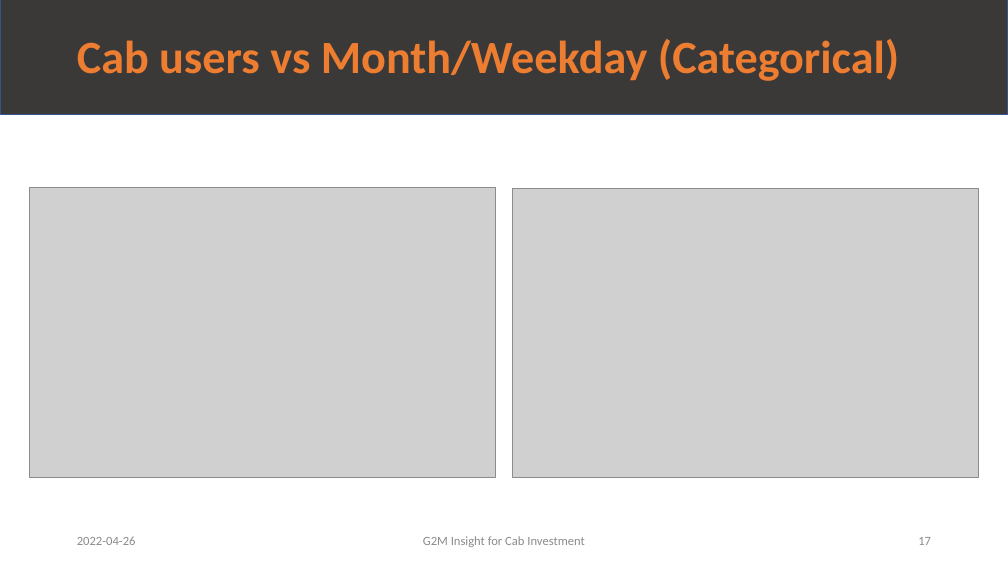
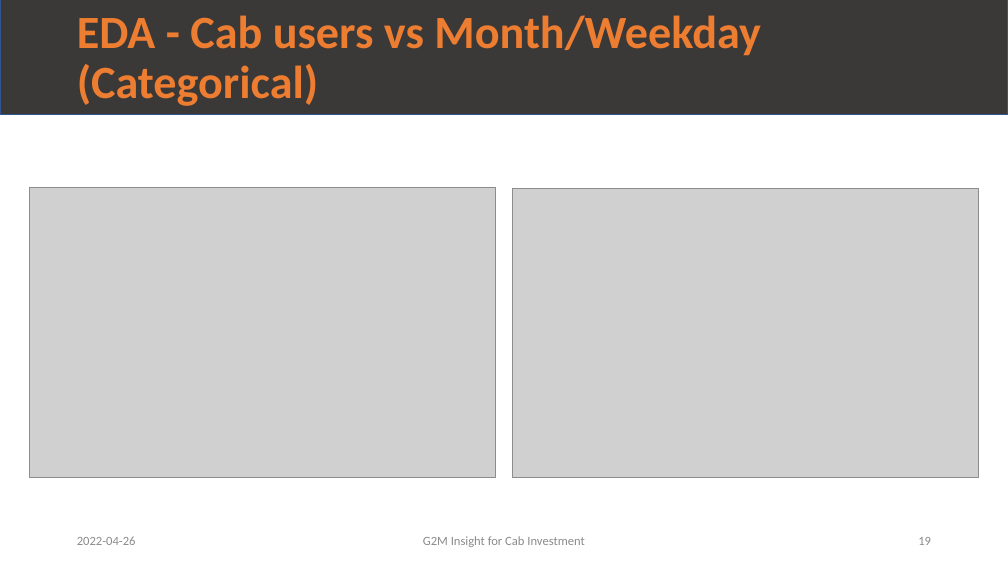
Before and after one commit to leopqrz/Data_Glacier_Internship, a slide deck: slide 19 of week_02/G2M_Case_Study_V1.0_Leo.pptx (slide 17 before the commit). Drawn at 1008x567 pixels with LibreOffice and Linux fonts; fonts in the diff are those of the drawing; grey boxes stand for pictures. Boxes give left, top, right and bottom in pixels: in the first picture for what was removed or moved away, otherwise in the second. Text is boxed around its words. In the diff, an @@ line names an element or a change of style, - is before the commit and + after.

```diff
--- a/week_02/G2M_Case_Study_V1.0_Leo.pptx
+++ b/week_02/G2M_Case_Study_V1.0_Leo.pptx
@@ text at box(77, 15, 761, 106): text changed @@
-Cab users vs Month/Weekday (Categorical)
+EDA - Cab users vs Month/Weekday (Categorical)
@@ page number at box(918, 537, 931, 545): text changed @@
-17
+19
```
Also in this commit, not shown: 35 other slides changed, 2 slides added, 1 other file.
